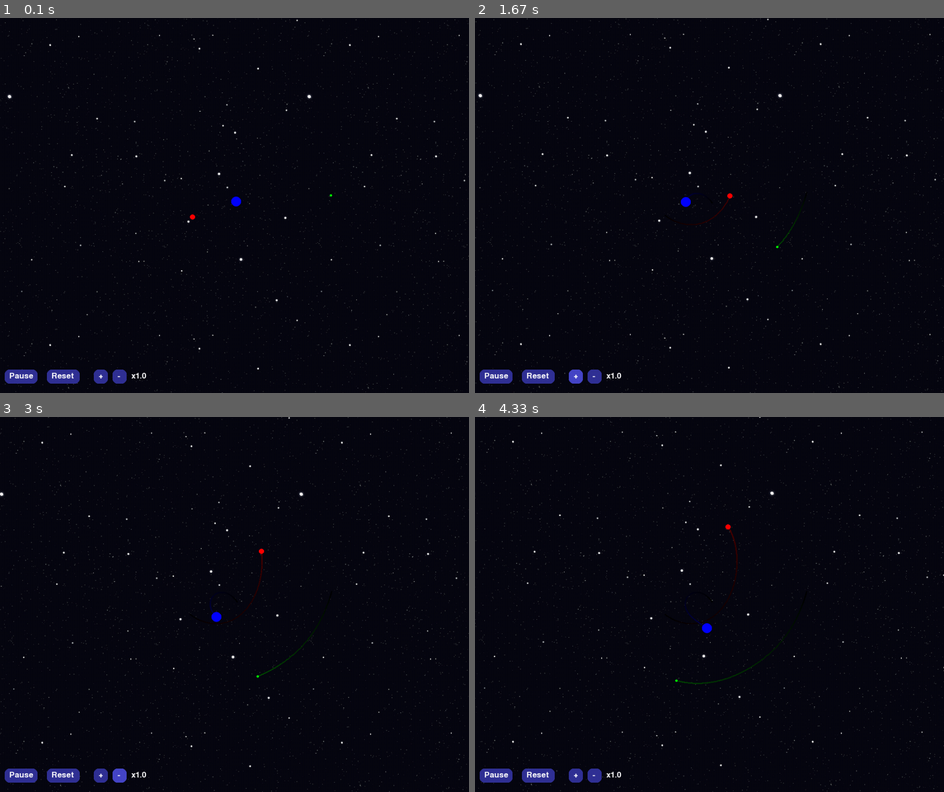
Above: before the commit, frames 1-4 (two rows, left to right).
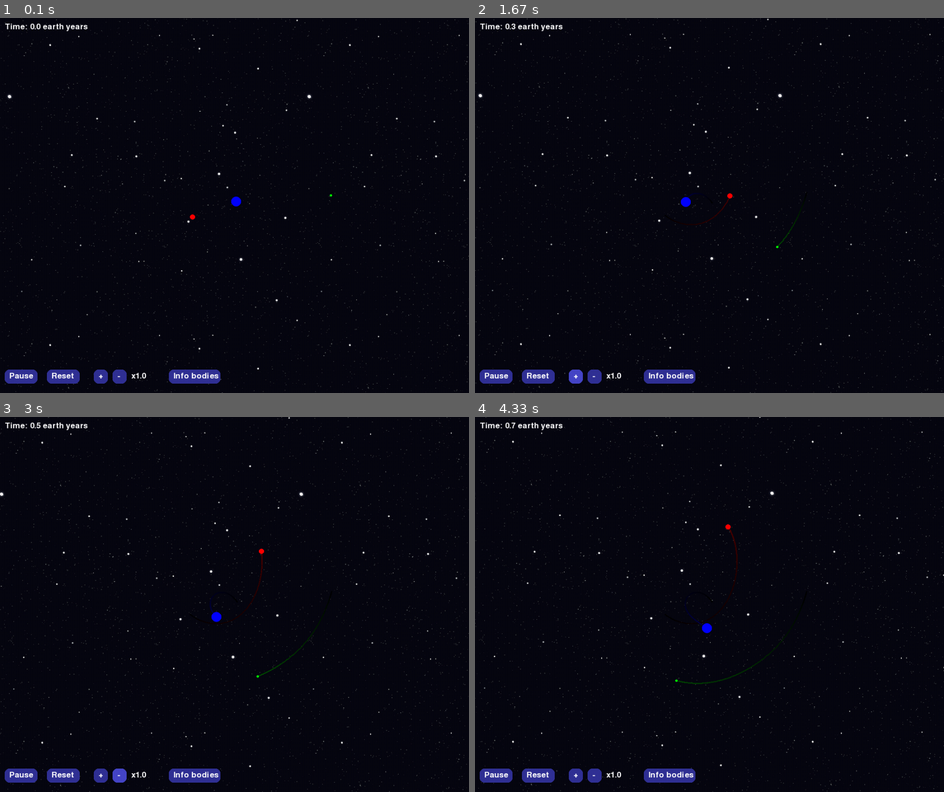
Above: after the commit, the same moments.

Repository: Maks1m-Se/three_body
Game: pygame game, started from main_pygame.py
Same seed, same stepped clock (60 frames per second), same inputs: the game is played once before the commit and once after it.
Inputs (mouse positions are in pixels of both pictures, inside the frame that each line leads up to):
- Up to frame 1 (0.1 s): no input
- Up to frame 2 (1.67 s): click "Reset" at 0.38 s; click (709, 231) at 0.72 s; click "+" at 1.55 s
- Up to frame 3 (3 s): click (243, 477) at 1.88 s; click "-" at 2.72 s
- Up to frame 4 (4.33 s): click (643, 525) at 3.05 s; click (667, 777) at 3.88 s, where only the run after the commit has a clickable "Info bodies"; click (807, 537) at 4.22 s

The runs differ from the first frame. In frame 1, 0.6% of the frame differs, in the area x 1-47%, y 1-98%; in frame 2, 0.6%; in frame 3, 0.6%; in frame 4, 0.6%.

Commit message:
add information

Diff:
--- a/main_pygame.py
+++ b/main_pygame.py
@@ -13,6 +13,7 @@
 
 # UI Controls
 paused = False
+display_info = False
 speed_multiplier = 1.0  # Speed control factor
 button_font = None
 
@@ -29,7 +30,7 @@
 pygame.mixer.init()
 pygame.mixer.music.load("assets/sounds/epiano.mp3")
 pygame.mixer.music.play(-1)  # Loop music indefinitely
-pygame.mixer.music.set_volume(.7)
+pygame.mixer.music.set_volume(.5)
 
 # Default Initial Conditions - Slightly Unstable System
 def default_bodies():
@@ -90,6 +91,11 @@
     global paused
     paused = not paused
 
+def toggle_display_info():
+    """Display infos of the bodies"""
+    global display_info
+    display_info = not display_info
+
 def adjust_speed(factor):
     """Adjusts the simulation speed multiplier."""
     global speed_multiplier
@@ -112,10 +118,11 @@
 
 def run_simulation():
     """Runs the simulation loop using Pygame to visualize motion and add UI controls."""
-    global button_font, background_x, background_y
+    global button_font, background_x, background_y, elapsed_time
     screen = pygame.display.set_mode((WIDTH, HEIGHT))
     clock = pygame.time.Clock()
     button_font = pygame.font.Font(None, 25)
+    elapsed_time = 0  # Initialize simulation time in days
     running = True
 
     while running:
@@ -130,59 +137,63 @@
         for event in pygame.event.get():
             if event.type == pygame.QUIT:
                 running = False  # Allow the user to close the window
-            elif event.type == pygame.MOUSEBUTTONDOWN:
-                mx, my = pygame.mouse.get_pos()
-                if 10 <= mx <= 110 and 700 <= my <= 730:  # Fix button click areas
-                    toggle_pause()
-                elif 130 <= mx <= 180 and 700 <= my <= 730:
-                    adjust_speed(1.1)
-                elif 190 <= mx <= 240 and 700 <= my <= 730:
-                    adjust_speed(0.9)
-                elif 260 <= mx <= 360 and 700 <= my <= 730:
-                    reset_simulation()
-
+            # elif event.type == pygame.MOUSEBUTTONDOWN:
+            #     mx, my = pygame.mouse.get_pos()
+            #     if 10 <= mx <= 110 and 700 <= my <= 730:
+            #         toggle_pause()
+            #     elif 130 <= mx <= 180 and 700 <= my <= 730:
+            #         adjust_speed(0.1)
+            #     elif 190 <= mx <= 240 and 700 <= my <= 730:
+            #         adjust_speed(-0.1)
+            #     elif 260 <= mx <= 360 and 700 <= my <= 730:
+            #         reset_simulation()
 
         if not paused:
-            update_positions(bodies, dt)  # Update the positions of the bodies
+            update_positions(bodies, dt)
+            elapsed_time += dt *100 * speed_multiplier  # Update simulation time in days
 
         center_of_mass = get_center_of_mass()
 
         for i, body in enumerate(bodies):
             pos_adjusted = (body['pos'] - center_of_mass) * SCALE + np.array([WIDTH / 2, HEIGHT / 2])
             x, y = int(pos_adjusted[0]), int(pos_adjusted[1])
-            radius = int(body['mass'] * 5)  # Scale the size of the body based on its mass
-
-
-            #draw trails
+            radius = int(body['mass'] * 5)
+
+            # Draw trails
             trails[i].append((x, y))
             if len(trails[i]) > max_trail_length:
                 trails[i].pop(0)
             for j, trail_pos in enumerate(trails[i]):
                 fade_factor = j / len(trails[i])
-                trail_color = tuple(int(c * fade_factor)*0.3 for c in body['color'])
+                trail_color = tuple(int(c * fade_factor) * 0.3 for c in body['color'])
                 pygame.gfxdraw.filled_circle(screen, trail_pos[0], trail_pos[1], 1, trail_color)
 
-            #draw bodies
+            # Draw bodies
             pygame.gfxdraw.filled_circle(screen, x, y, radius, body['color'])
             pygame.gfxdraw.aacircle(screen, x, y, radius, body['color'])
 
-
+            # Calculate speed in km/s
+            speed_km_s = np.linalg.norm(body['vel']) * 30  # Assuming 1 velocity unit = 30 km/s (earth speed)
+
+            # Display mass, size, and speed
+            info_text = f"Mass: {body['mass']:.1f}x Sun | Radius: {radius * 700}k km | Vel: {speed_km_s:.1f} km/s"
+            info_surface = button_font.render(info_text, True, (255, 255, 255))
+            if display_info:
+                screen.blit(info_surface, (x + 10, y - 10))  # Position text near body
 
         # UI Buttons
-        button_color = (50, 50, 150)  # Dark blue
-        hover_color = (70, 70, 200)  # Brighter blue on hover
-        text_color = (255, 255, 255)  # White text
-
-        # Button positions
+        button_color = (50, 50, 150)
+        hover_color = (70, 70, 200)
+        text_color = (255, 255, 255)
+
         buttons = [
-            {"rect": pygame.Rect(10, HEIGHT-50, 70, 30), "label": "Pause", "action": toggle_pause},
-            {"rect": pygame.Rect(100, HEIGHT-50, 70, 30), "label": "Reset", "action": reset_simulation},
-            {"rect": pygame.Rect(200, HEIGHT-50, 30, 30), "label": "+", "action": lambda: adjust_speed(0.1)},
-            {"rect": pygame.Rect(240, HEIGHT-50, 30, 30), "label": "-", "action": lambda: adjust_speed(-0.1)},
-
+            {"rect": pygame.Rect(10, HEIGHT - 50, 70, 30), "label": "Pause", "action": toggle_pause},
+            {"rect": pygame.Rect(100, HEIGHT - 50, 70, 30), "label": "Reset", "action": reset_simulation},
+            {"rect": pygame.Rect(200, HEIGHT - 50, 30, 30), "label": "+", "action": lambda: adjust_speed(0.1)},
+            {"rect": pygame.Rect(240, HEIGHT - 50, 30, 30), "label": "-", "action": lambda: adjust_speed(-0.1)},
+            {"rect": pygame.Rect(360, HEIGHT - 50, 110, 30), "label": "Info bodies", "action": toggle_display_info},
         ]
 
-        # Handle button clicks
         for event in pygame.event.get():
             if event.type == pygame.MOUSEBUTTONDOWN:
                 for button in buttons:
@@ -193,21 +204,27 @@
         mouse_x, mouse_y = pygame.mouse.get_pos()
         for button in buttons:
             rect = button["rect"]
-            color = hover_color if rect.collidepoint(mouse_x, mouse_y) else button_color  # Highlight on hover
-            pygame.draw.rect(screen, color, rect, border_radius=10)  # Rounded corners
+            color = hover_color if rect.collidepoint(mouse_x, mouse_y) else button_color
+            pygame.draw.rect(screen, color, rect, border_radius=10)
             label_surface = button_font.render(button["label"], True, text_color)
-            screen.blit(label_surface, (rect.x + 10, rect.y + 5))  # Center text
-
-        # Display the speed multiplier value next to + and - buttons
-        speed_text = button_font.render(f"x{speed_multiplier:.1f}", True, text_color)  # Format with 1 decimal
-        screen.blit(speed_text, (280, HEIGHT - 45))  # Position next to '-' button
-
-
+            screen.blit(label_surface, (rect.x + 10, rect.y + 5))
+
+        # Display elapsed time
+        years = elapsed_time / 365
+        centuries = years / 100
+        time_text = button_font.render(f"Time: {years:.1f} earth years", True, text_color)
+        #time_text = button_font.render(f"Time: {elapsed_time:.1f} days ({years:.2f} years, {centuries:.2f} centuries)", True, text_color)
+        screen.blit(time_text, (10, 10))
+
+        # Display speed multiplier value
+        speed_text = button_font.render(f"x{speed_multiplier:.1f}", True, text_color)
+        screen.blit(speed_text, (280, HEIGHT - 45))
 
         pygame.display.flip()
         clock.tick(60)
 
     pygame.quit()
 
+
 if __name__ == "__main__":
     run_simulation()
--- /dev/null
+++ b/next_steps.txt
@@ -0,0 +1 @@
+buttons funktionieren nur sporadisch
Not shown, changed: Sicherungskopie von Theory.wbk
Not shown, changed: Theory.docx
